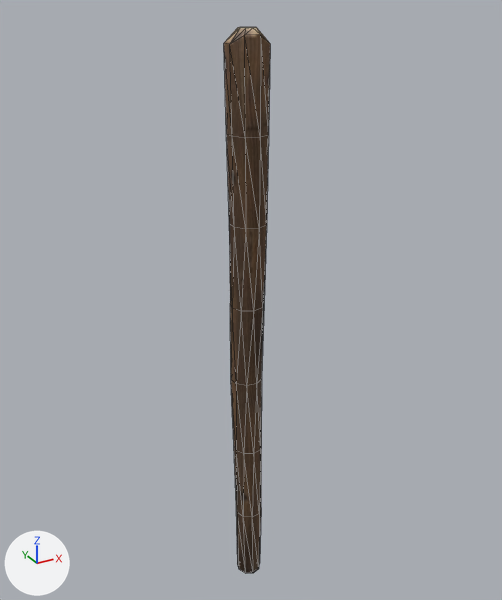
One commit to the glTF model static/models/signpost.glb: the scene before it, then after it.
One viewpoint serves both versions: a 50 mm camera at (67.43, 53.07, 2.93) aimed at (69.05, 56.01, 1.46). The lights are fixed; the arrows at lower left show +X, +Y and +Z. Mesh edges are drawn as thin lines.

The first picture shows 'SIGN'.
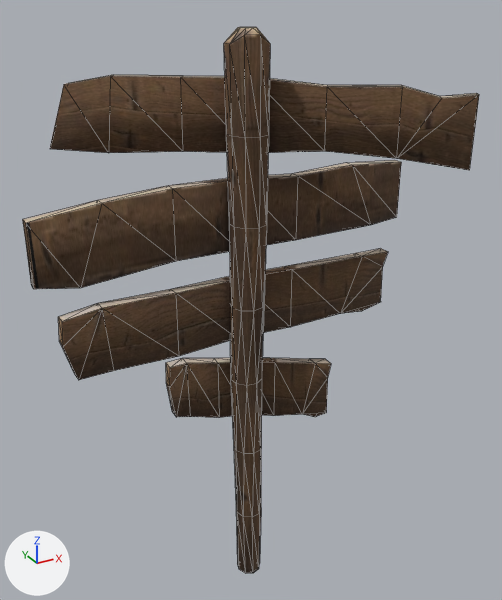
The newer file is also turned or shifted as a whole; pictures and numbers use the older file's frame.

Location of each change, (x1, y1, x2, y2) in pixels of the pictures (502 x 600 px):
'1 about.001', added (brown)
    after: (50, 75, 479, 170)
'2 token.001', added (brown)
    after: (23, 160, 401, 289)
'3 utility.001', added (brown)
    after: (58, 249, 388, 380)
'4 faq.001', added (brown)
    after: (166, 358, 331, 418)

The change, as a diff of the scene's bpy script:
```diff
--- a/static/models/signpost.glb.py
+++ b/static/models/signpost.glb.py
@@ me_faq_001 @@
+me_faq_001.from_pydata(...)  # 34 vertices, 64 faces; spans x -0.382..0.398, y -0.225..0.214, z -0.189..0.181
+me_faq_001.materials.append(mat_signpost_05_merged_baked)  # picture img_signpost_05_merged_baked_basecolor
@@ me_utility_001 @@
+me_utility_001.from_pydata(...)  # 34 vertices, 64 faces; spans x -0.92..0.95, y -0.06..0.05, z -0.19..0.18
+me_utility_001.materials.append(mat_signpost_05_merged_baked)  # picture img_signpost_05_merged_baked_basecolor
@@ me_token_001 @@
+me_token_001.from_pydata(...)  # 28 vertices, 52 faces; spans x -0.99..1.01, y -0.05..0.04, z -0.22..0.19
+me_token_001.materials.append(mat_signpost_05_merged_baked)  # picture img_signpost_05_merged_baked_basecolor
@@ me_about_001 @@
+me_about_001.from_pydata(...)  # 30 vertices, 56 faces; spans x -0.84..0.83, y -0.6..0.61, z -0.21..0.18
+me_about_001.materials.append(mat_signpost_05_merged_baked)  # picture img_signpost_05_merged_baked_basecolor
@@ ob_4_faq_001 @@
+ob_4_faq_001 = bpy.data.objects.new('4 faq.001', me_faq_001)
+ob_4_faq_001.location = (68.997, 55.969, 0.968)
@@ ob_3_utility_001 @@
+ob_3_utility_001 = bpy.data.objects.new('3 utility.001', me_utility_001)
+ob_3_utility_001.location = (68.96, 55.976, 1.448)
@@ ob_2_token_001 @@
+ob_2_token_001 = bpy.data.objects.new('2 token.001', me_token_001)
+ob_2_token_001.location = (68.948, 56.004, 1.931)
@@ ob_1_about_001 @@
+ob_1_about_001 = bpy.data.objects.new('1 about.001', me_about_001)
+ob_1_about_001.location = (69.053, 55.969, 2.397)
```
